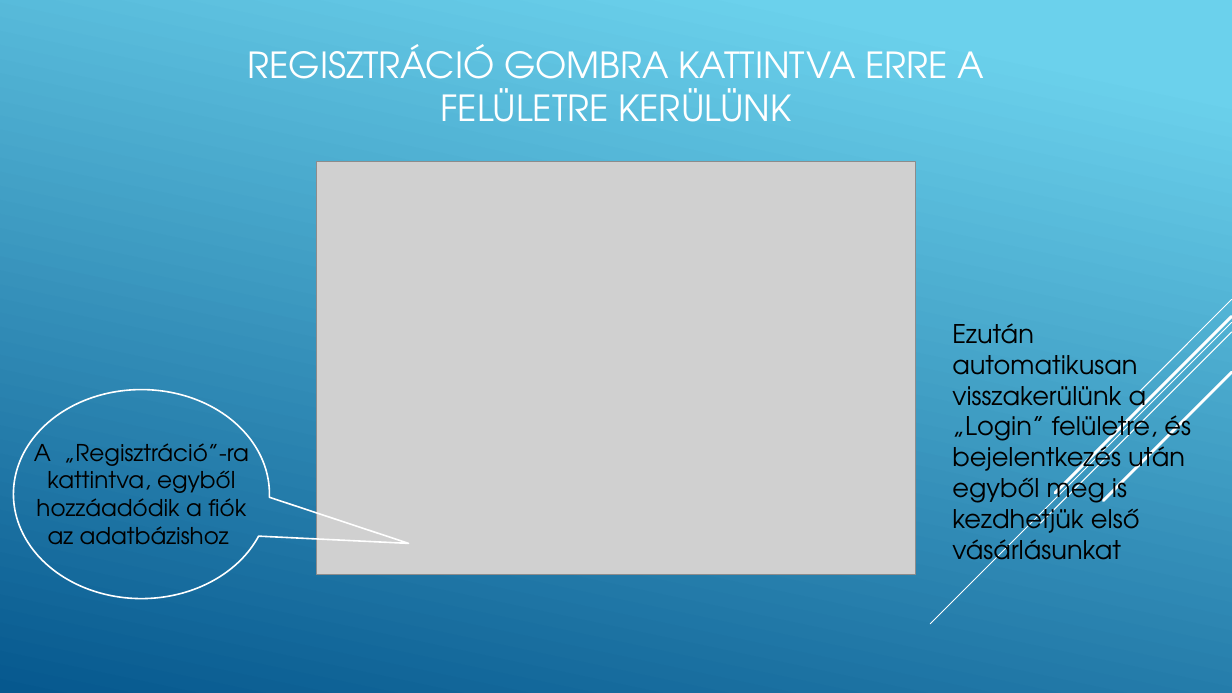
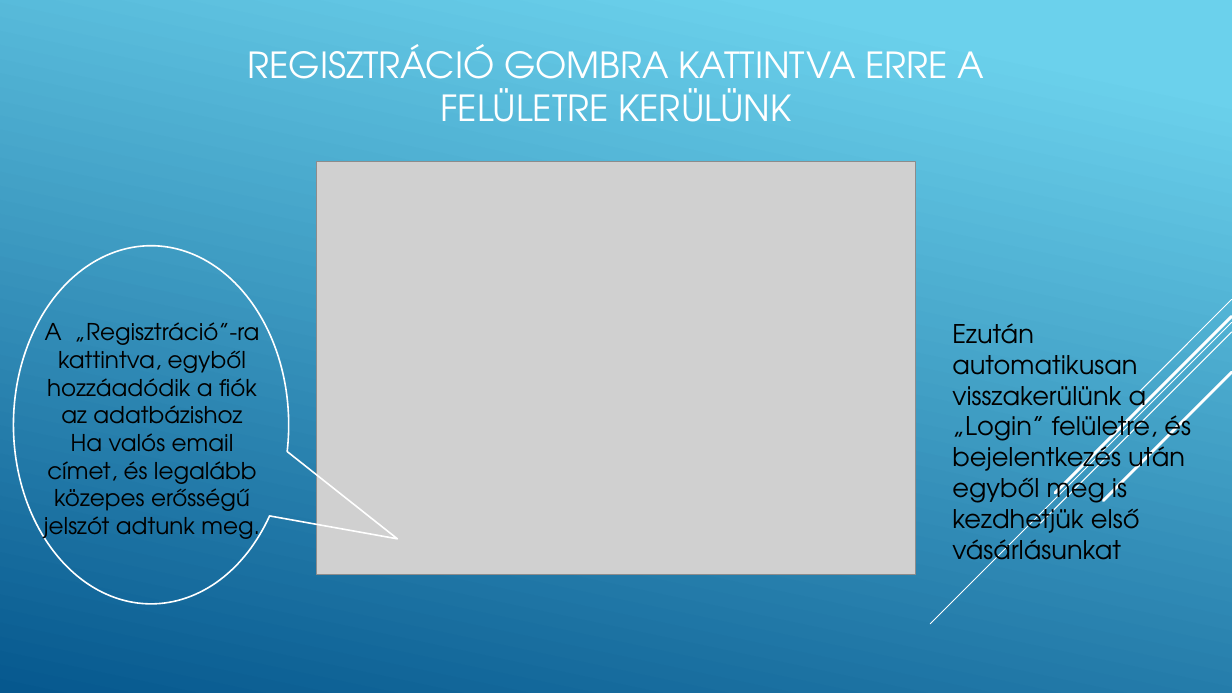
Before and after one commit to mariferi/Pontus, a slide deck: slide 4 of Végső_Szoftverfejlesztes_mernokoknek_projekt_elorehaladas_prezentacio.pptx. Drawn at 1232x693 pixels with LibreOffice and Linux fonts; fonts in the diff are those of the drawing; grey boxes stand for pictures. Boxes give left, top, right and bottom in pixels: in the first picture for what was removed or moved away, otherwise in the second. Text is boxed around its words. In the diff, an @@ line names an element or a change of style, - is before the commit and + after.

```diff
--- a/Végső_Szoftverfejlesztes_mernokoknek_projekt_elorehaladas_prezentacio.pptx
+++ b/Végső_Szoftverfejlesztes_mernokoknek_projekt_elorehaladas_prezentacio.pptx
@@ speech bubble: place and size @@
-speech bubble at (14, 390, 270, 599)
+speech bubble at (14, 246, 289, 604)
@@ speech bubble at (14, 246, 289, 604): proportions changed @@
@@ text "A „Regisztráció”-ra kattintva, egyből hozzáadódik ...": place and size @@
-text "A „Regisztráció”-ra kattintva, egyből hozzáadódik ..." at (34, 437, 249, 545)
+text "A „Regisztráció”-ra kattintva, egyből hozzáadódik ..." at (44, 322, 260, 546)
@@ text at (44, 433, 260, 546): paragraph added @@
+Ha valós email címet, és legalább közepes erősségű jelszót adtunk meg.
```
Also in this commit, not shown: 1 other slide changed.
